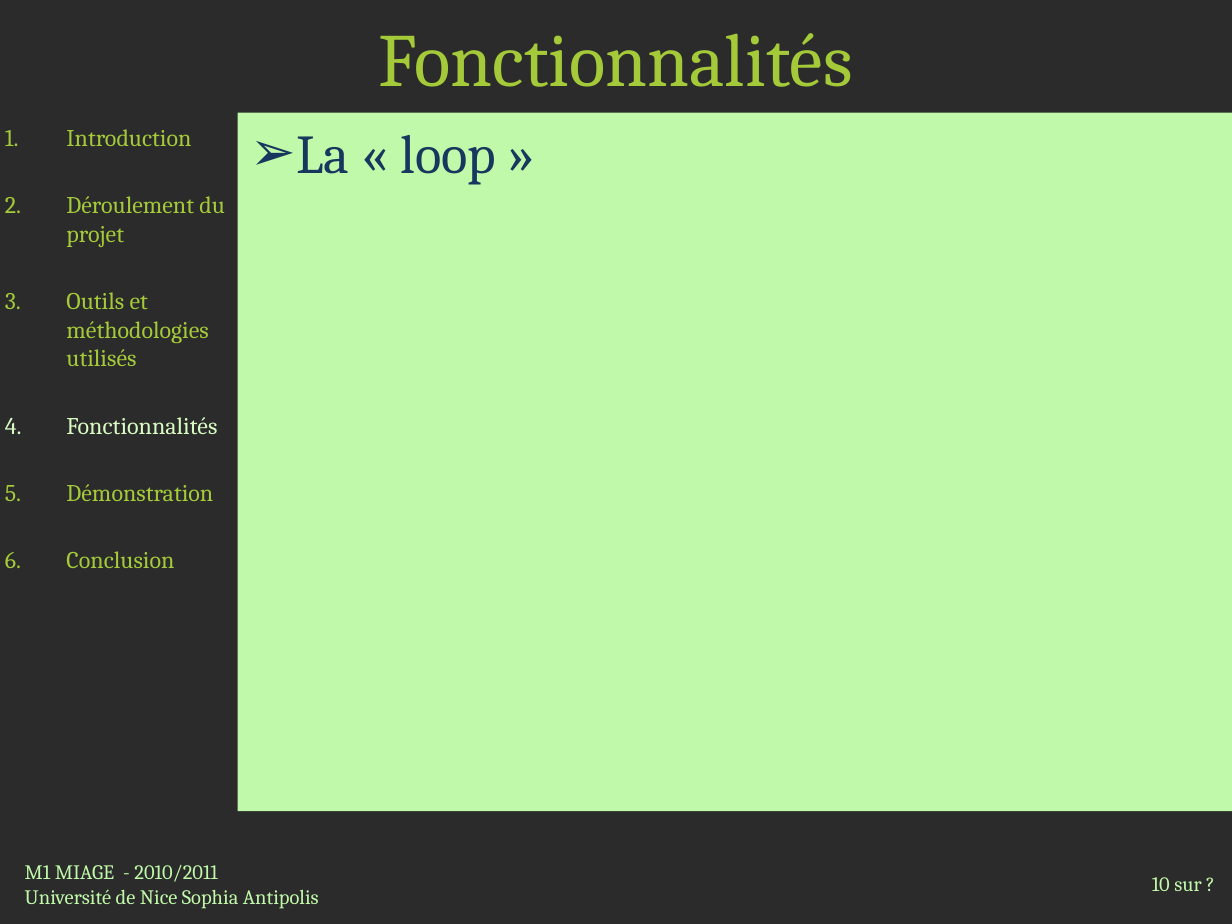
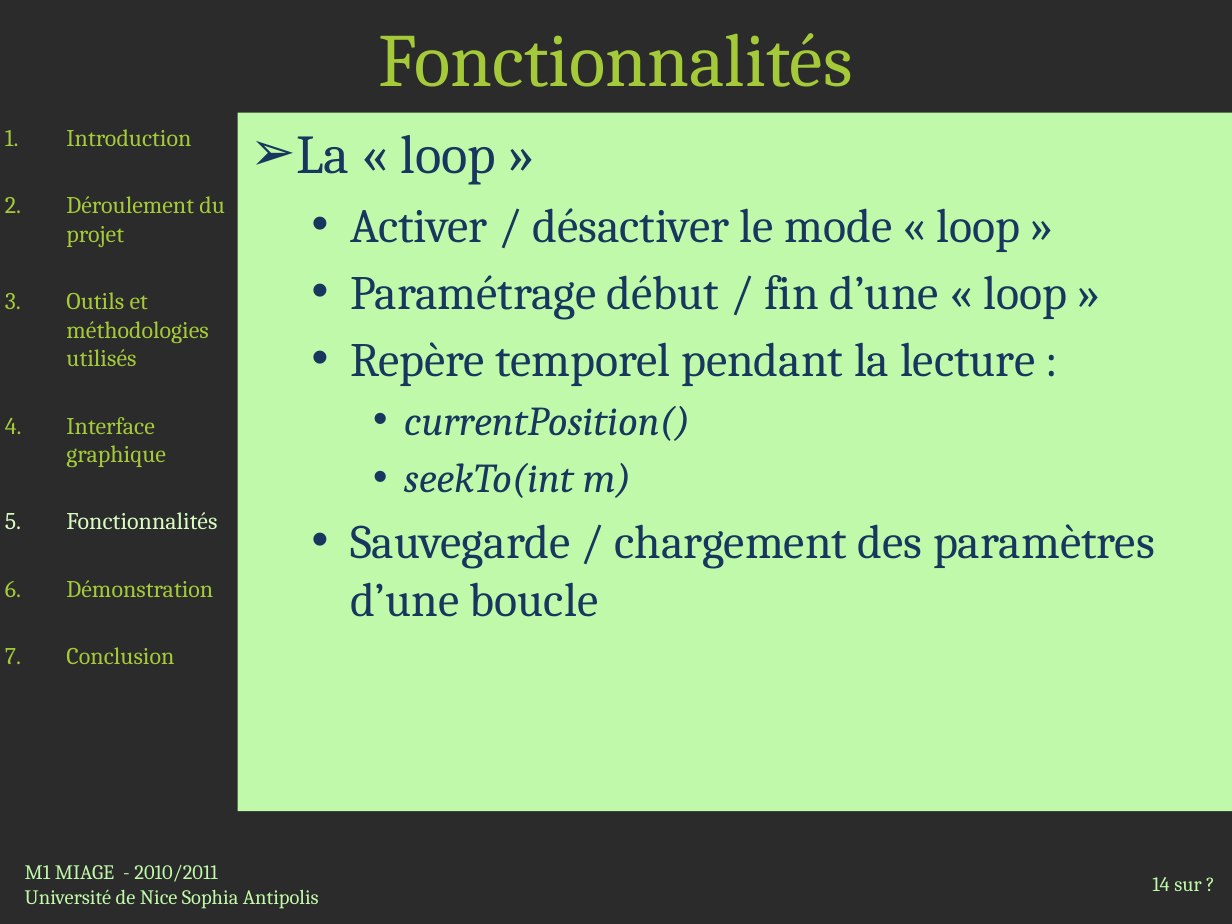
Before and after one commit to jlespagnard/android-advanced-player, a slide deck: slide 14 of AAP/docs/Presentation.pptx (slide 10 before the commit). Drawn at 1232x924 pixels with LibreOffice and Linux fonts; fonts in the diff are those of the drawing; background and template pictures are left out; a plain dark background stands for a picture behind light text. Boxes give left, top, right and bottom in pixels: in the first picture for what was removed or moved away, otherwise in the second. Text is boxed around its words. In the diff, an @@ line names an element or a change of style, - is before the commit and + after.

```diff
--- a/AAP/docs/Presentation.pptx
+++ b/AAP/docs/Presentation.pptx
@@ text at box(350, 208, 1155, 617): paragraphs added @@
+  • Activer / désactiver le mode « loop »
+  • Paramétrage début / fin d’une « loop »
+  • Repère temporel pendant la lecture :
+    • currentPosition()
+    • seekTo(int m)
+  • Sauvegarde / chargement des paramètres d’une boucle
@@ text at box(66, 417, 165, 467): paragraph added @@
+4. Interface graphique
@@ page number at box(1152, 877, 1201, 891): text changed @@
-10 sur ?
+14 sur ?
```
Also in this commit, not shown: 13 other slides changed, 5 slides added, 2 other files.
